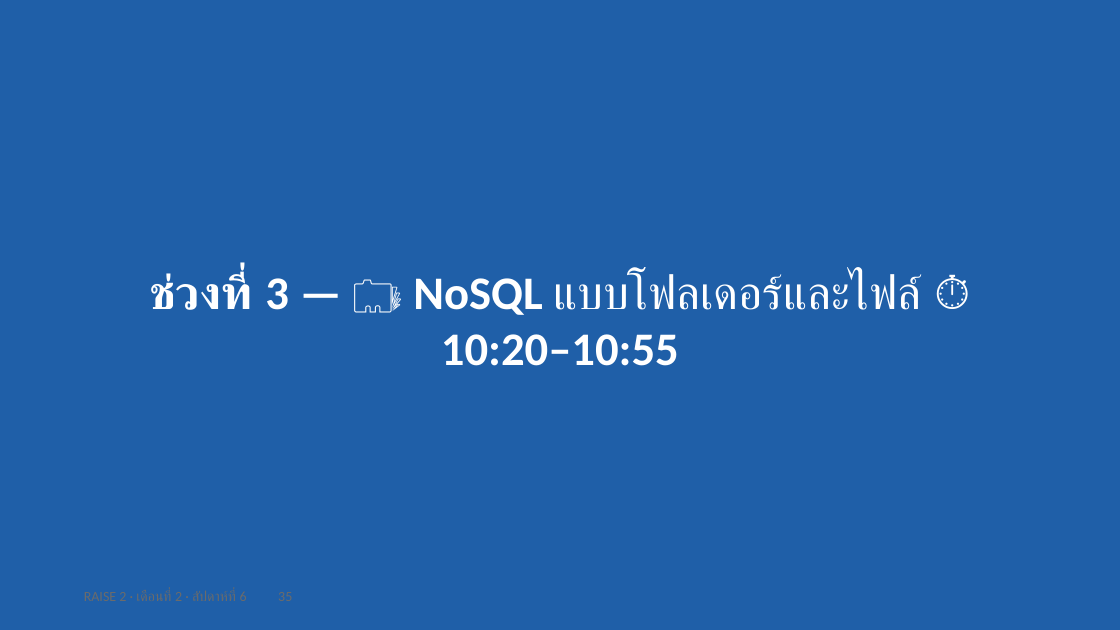
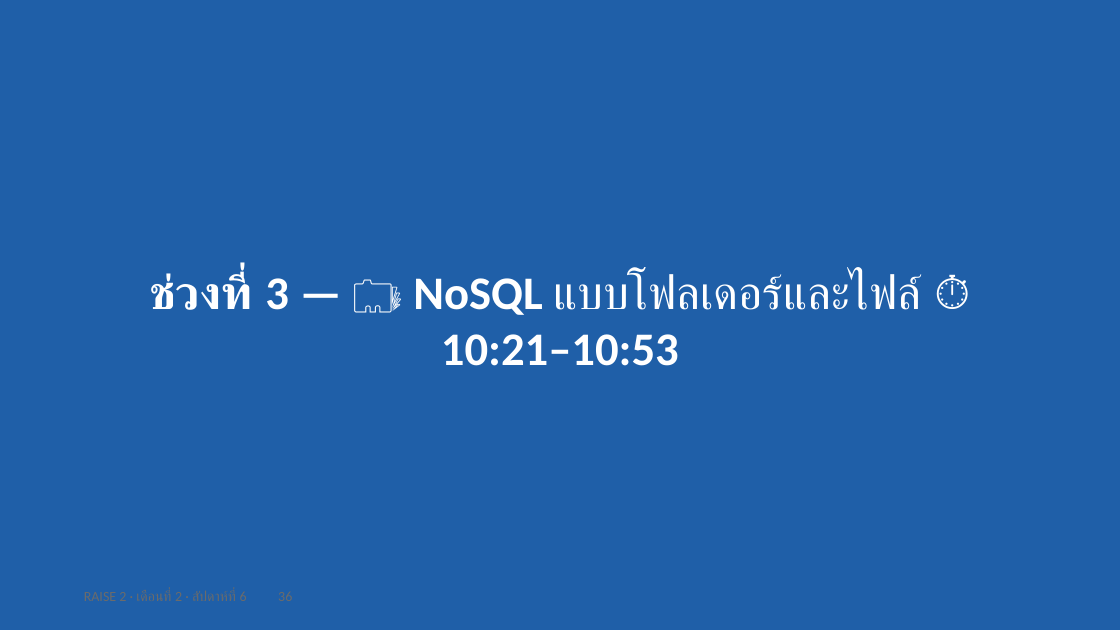
Before and after one commit to cnacha-mfu/raise2-module2, a slide deck: slide 36 of materials/week6/w6-slides.pptx (slide 35 before the commit). Drawn at 1120x630 pixels with LibreOffice and Linux fonts; fonts in the diff are those of the drawing. Boxes give left, top, right and bottom in pixels: in the first picture for what was removed or moved away, otherwise in the second. Text is boxed around its words. In the diff, an @@ line names an element or a change of style, - is before the commit and + after.

```diff
--- a/materials/week6/w6-slides.pptx
+++ b/materials/week6/w6-slides.pptx
@@ text at (149, 273, 923, 366): text changed @@
-ช่วงที่ 3 — 🗂️ NoSQL แบบโฟลเดอร์และไฟล์ ⏱ 10:20–10:55
+ช่วงที่ 3 — 🗂️ NoSQL แบบโฟลเดอร์และไฟล์ ⏱ 10:21–10:53
```
Also in this commit, not shown: 52 other slides changed, 5 slides added, 3 slides removed, 27 other files.
